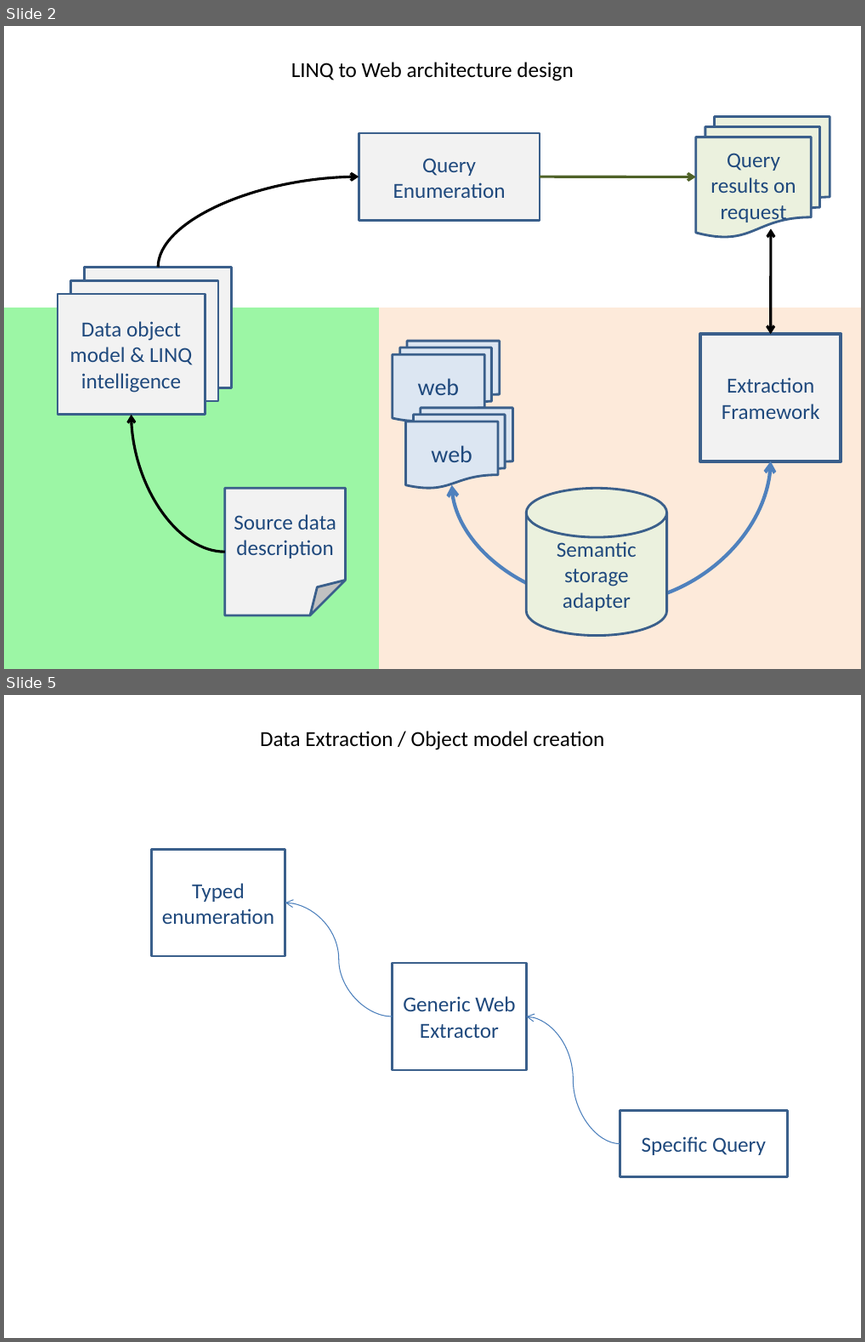
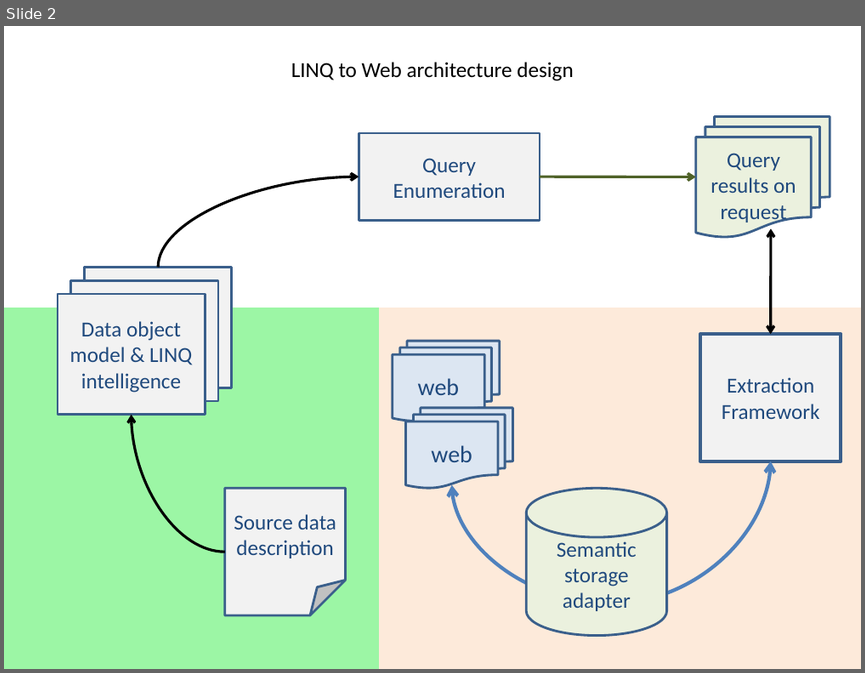
Before and after one commit to jakubmisek/LinqToWeb, a slide deck: Documentation/diagrams.pptx. Shown one above the other, each under a label of ours: slides 2 and 5 before the commit, slide 2 after it; the slides between them are not shown. The pictures are 865x1342 and 865x673 pixels, drawn with LibreOffice and Linux fonts; fonts in the diff are those of the drawing. Boxes give left, top, right and bottom in pixels: in the first picture for what was removed or moved away, otherwise in the second. Text is boxed around its words. In the diff, an @@ line names an element or a change of style, - is before the commit and + after.

```diff
--- a/Documentation/diagrams.pptx
+++ b/Documentation/diagrams.pptx
@@ slide 5 removed at [4,695,861,1338], background #FFFFFF @@
@@ title removed at [260,731,604,750] @@
-Data Extraction / Object model creation
@@ rectangle removed at [151,849,285,956] @@
-Typed enumeration
@@ curved arrow removed from (392, 1016) to (285, 902) @@
@@ rectangle removed at [392,962,526,1069] @@
-Generic Web Extractor
@@ curved arrow removed from (620, 1143) to (526, 1016) @@
@@ rectangle removed at [620,1110,787,1176] @@
-Specific Query
```
Also in this commit, not shown: 1 slide changed, 4 other files.
